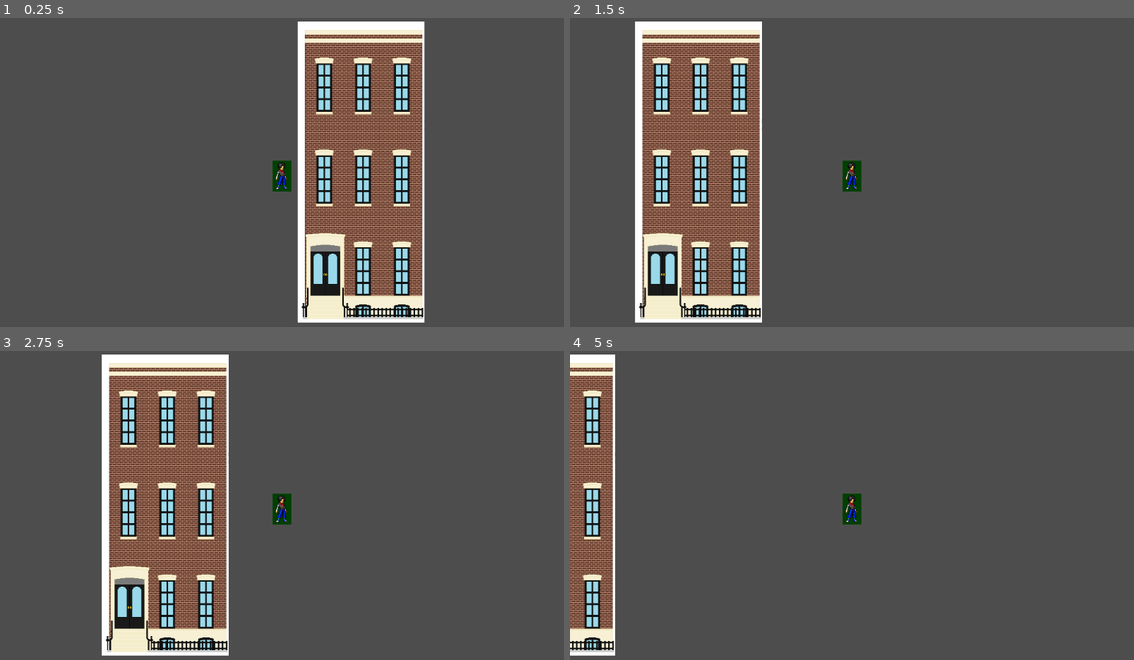
Above: before the commit, frames 1-4 (two rows, left to right).
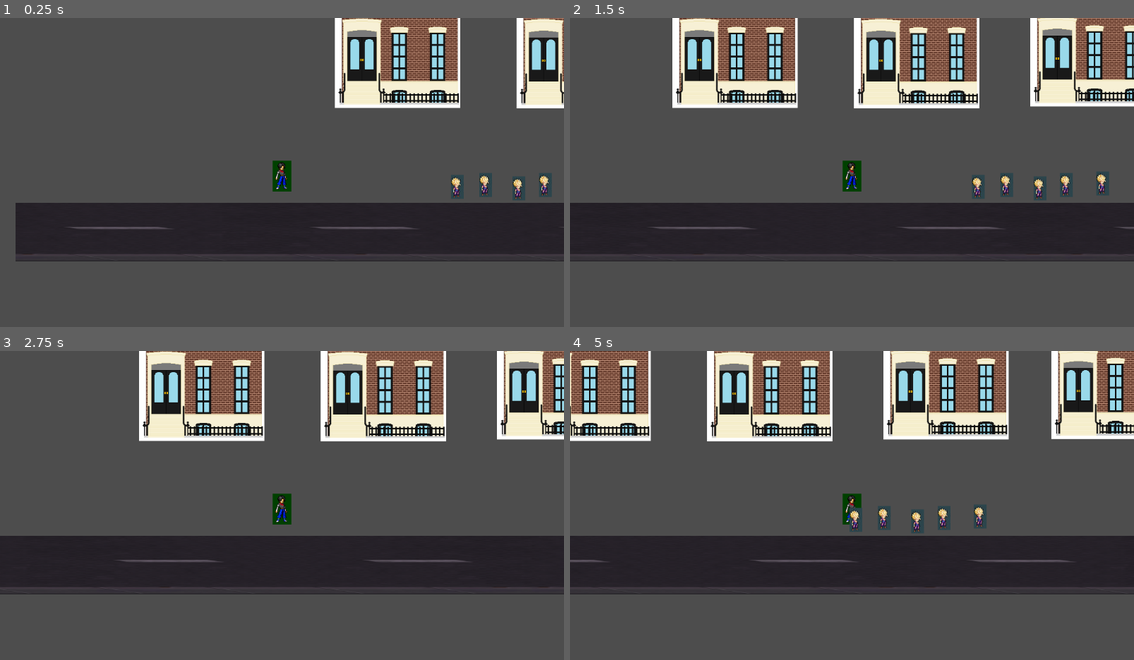
Above: after the commit, the same moments.

Repository: nextgentechteamofficial/Gamedev.js-NGTT--Freiheit-Z
Game: Godot game, scene res://Scenes/city_level.tscn
The game is run twice, just before and just after one commit, with the same random seed, the same clock (stepped at 60 frames per second) and the same inputs.
Inputs:
- Up to frame 1 (0.25 s): no input
- Up to frame 2 (1.5 s): tap Enter (ui_accept) at 0.5, 0.77 s; hold D (Move Right) from 0.53 s (still down)
- Up to frame 3 (2.75 s): tap Enter (ui_accept) at 1.52 s; release D (Move Right) at 2.03 s; hold Left (Move Left ) from 2.03 s (still down)
- Up to frame 4 (5 s): release Left (Move Left ) at 2.78 s; hold D (Move Right) 2.78-4.28 s; tap Enter (ui_accept) at 3.02, 3.77, 4.52 s; hold Left (Move Left ) from 4.28 s (still down)

The runs differ from the first frame. In frame 1, 40% of the frame differs, in the area x 2-100%, y 0-99%; in frame 2, 50%, in the area x 0-100%, y 0-99%; in frame 3, 47%; in frame 4, 44%.

Commit message:
civilian and other

Diff:
--- a/gamedev.js-freiheit-z/Scenes/buildings.tscn
+++ b/gamedev.js-freiheit-z/Scenes/buildings.tscn
@@ -18,16 +18,16 @@
 }]
 
 [sub_resource type="RectangleShape2D" id="RectangleShape2D_mi5tt"]
-size = Vector2(241.5, 594.5)
+size = Vector2(246.5, 598.5)
 
-[node name="Buildings" type="Area2D" unique_id=1227612147]
+[node name="Buildings" type="StaticBody2D" unique_id=996084412]
 
 [node name="AnimatedSprite2D" type="AnimatedSprite2D" parent="." unique_id=1850912156]
 position = Vector2(5, 0)
-scale = Vector2(1.0277778, 1)
+scale = Vector2(1.0156863, 1)
 sprite_frames = SubResource("SpriteFrames_xk5o8")
 
 [node name="CollisionShape2D" type="CollisionShape2D" parent="." unique_id=1240331251]
-position = Vector2(3.25, -1.25)
+position = Vector2(5.75, 0.75)
 shape = SubResource("RectangleShape2D_mi5tt")
 debug_color = Color(0.7639719, 0.18718767, 0.987966, 0.41960785)
--- a/gamedev.js-freiheit-z/Scenes/city_level.tscn
+++ b/gamedev.js-freiheit-z/Scenes/city_level.tscn
@@ -2,10 +2,54 @@
 
 [ext_resource type="PackedScene" uid="uid://bjqcvmpbimdj7" path="res://Scenes/buildings.tscn" id="1_f5x8c"]
 [ext_resource type="PackedScene" uid="uid://nrc57ehe7ch1" path="res://Scenes/freiheit-z.tscn" id="2_7yqgr"]
+[ext_resource type="PackedScene" uid="uid://0kvp3aijdtqb" path="res://Scenes/street.tscn" id="3_20och"]
+[ext_resource type="PackedScene" uid="uid://dlf8hqeiwvr7e" path="res://Scenes/civilian.tscn" id="4_xo8ej"]
+
+[sub_resource type="WorldBoundaryShape2D" id="WorldBoundaryShape2D_20och"]
+distance = 15.0
 
 [node name="CityLevel" type="Node2D" unique_id=212214422]
 
-[node name="Buildings" parent="." unique_id=1227612147 instance=ExtResource("1_f5x8c")]
-position = Vector2(157, -9)
+[node name="Freiheit-Z" parent="." unique_id=800076182 instance=ExtResource("2_7yqgr")]
+position = Vector2(-34, 449)
 
-[node name="Freiheit-Z" parent="." unique_id=800076182 instance=ExtResource("2_7yqgr")]
+[node name="Buildings2" parent="." unique_id=1227612147 instance=ExtResource("1_f5x8c")]
+position = Vector2(197, 1)
+
+[node name="Buildings" parent="." unique_id=996084412 instance=ExtResource("1_f5x8c")]
+position = Vector2(568, 2)
+
+[node name="Buildings3" parent="." unique_id=2145090929 instance=ExtResource("1_f5x8c")]
+position = Vector2(928, -2)
+
+[node name="Buildings4" parent="." unique_id=61494558 instance=ExtResource("1_f5x8c")]
+position = Vector2(1271, -3)
+
+[node name="Buildings5" parent="." unique_id=1812842873 instance=ExtResource("1_f5x8c")]
+position = Vector2(1935, 6)
+
+[node name="Buildings6" parent="." unique_id=867981173 instance=ExtResource("1_f5x8c")]
+position = Vector2(1587, 2)
+
+[node name="street" parent="." unique_id=1824621484 instance=ExtResource("3_20och")]
+position = Vector2(181, 487)
+scale = Vector2(7.160001, 1)
+
+[node name="CollisionShape2D2" type="CollisionShape2D" parent="." unique_id=1224712583]
+position = Vector2(548, 518)
+shape = SubResource("WorldBoundaryShape2D_20och")
+
+[node name="civilian" parent="." unique_id=1742035033 instance=ExtResource("4_xo8ej")]
+position = Vector2(307, 467)
+
+[node name="civilian2" parent="." unique_id=867178985 instance=ExtResource("4_xo8ej")]
+position = Vector2(429, 467)
+
+[node name="civilian3" parent="." unique_id=569129629 instance=ExtResource("4_xo8ej")]
+position = Vector2(375, 474)
+
+[node name="civilian4" parent="." unique_id=1091537779 instance=ExtResource("4_xo8ej")]
+position = Vector2(503, 464)
+
+[node name="civilian5" parent="." unique_id=1384772953 instance=ExtResource("4_xo8ej")]
+position = Vector2(249, 471)
--- /dev/null
+++ b/gamedev.js-freiheit-z/Scenes/civilian.gd
@@ -0,0 +1,29 @@
+extends CharacterBody2D
+
+
+@export var speed = 300.0
+@onready var timer: Timer = $Timer
+var direction := 1
+
+func _physics_process(delta: float) -> void:
+
+
+
+
+
+	if direction:
+		velocity.x = direction * speed
+	else:
+		velocity.x = move_toward(velocity.x, 0, speed)
+
+
+	move_and_slide()
+
+
+func _on_timer_timeout() -> void:
+	direction *= -1
+
+	var timer_wait_time := randi_range(1,10)
+	print(timer_wait_time)
+	timer.wait_time = timer_wait_time
+	timer.start()
--- /dev/null
+++ b/gamedev.js-freiheit-z/Scenes/civilian.tscn
@@ -0,0 +1,32 @@
+[gd_scene format=3 uid="uid://dlf8hqeiwvr7e"]
+
+[ext_resource type="Script" uid="uid://dgqp1hxo4lm6k" path="res://Scenes/civilian.gd" id="1_3cr5q"]
+[ext_resource type="Texture2D" uid="uid://xu3h815smqia" path="res://Assets/_sprite_collection_swl__dragon_ball_z_by_justoruma_dhxv2dx-fullview.jpg" id="1_g3mco"]
+
+[sub_resource type="AtlasTexture" id="AtlasTexture_3cr5q"]
+atlas = ExtResource("1_g3mco")
+region = Rect2(364, 980, 26, 49)
+
+[sub_resource type="SpriteFrames" id="SpriteFrames_ndn5x"]
+animations = [{
+"frames": [{
+"duration": 1.0,
+"texture": SubResource("AtlasTexture_3cr5q")
+}],
+"loop": true,
+"name": &"default",
+"speed": 5.0
+}]
+
+[node name="civilian" type="CharacterBody2D" unique_id=1742035033]
+script = ExtResource("1_3cr5q")
+
+[node name="AnimatedSprite2D" type="AnimatedSprite2D" parent="." unique_id=1383252819]
+sprite_frames = SubResource("SpriteFrames_ndn5x")
+
+[node name="Timer" type="Timer" parent="." unique_id=492040664]
+wait_time = 3.327
+one_shot = true
+autostart = true
+
+[connection signal="timeout" from="Timer" to="." method="_on_timer_timeout"]
--- /dev/null
+++ b/gamedev.js-freiheit-z/Scenes/projectile.tscn
@@ -0,0 +1,3 @@
+[gd_scene format=3 uid="uid://c2qdn0wcuswvm"]
+
+[node name="projectile" type="Area2D" unique_id=185864183]
--- /dev/null
+++ b/gamedev.js-freiheit-z/Scenes/street.tscn
@@ -0,0 +1,31 @@
+[gd_scene format=3 uid="uid://0kvp3aijdtqb"]
+
+[ext_resource type="Texture2D" uid="uid://ce3ld8s4t7p4t" path="res://Assets/Road-night.png" id="1_4f3h7"]
+
+[sub_resource type="AtlasTexture" id="AtlasTexture_j6lt3"]
+atlas = ExtResource("1_4f3h7")
+region = Rect2(0, 240, 1280, 120)
+
+[sub_resource type="SpriteFrames" id="SpriteFrames_or81d"]
+animations = [{
+"frames": [{
+"duration": 1.0,
+"texture": SubResource("AtlasTexture_j6lt3")
+}],
+"loop": true,
+"name": &"default",
+"speed": 5.0
+}]
+
+[sub_resource type="RectangleShape2D" id="RectangleShape2D_w684m"]
+size = Vector2(1265, 110)
+
+[node name="street" type="StaticBody2D" unique_id=1824621484]
+
+[node name="AnimatedSprite2D" type="AnimatedSprite2D" parent="." unique_id=2139243060]
+position = Vector2(534, 76)
+sprite_frames = SubResource("SpriteFrames_or81d")
+
+[node name="CollisionShape2D" type="CollisionShape2D" parent="." unique_id=1428286712]
+position = Vector2(534.5, 72)
+shape = SubResource("RectangleShape2D_w684m")
Binary file added: gamedev.js-freiheit-z/Assets/Road-night.png
Not shown, added: gamedev.js-freiheit-z/Assets/Road-night.png.import
Binary file added: gamedev.js-freiheit-z/Assets/_sprite_collection_swl__dragon_ball_z_by_justoruma_dhxv2dx-fullview.jpg
Not shown, added: gamedev.js-freiheit-z/Assets/_sprite_collection_swl__dragon_ball_z_by_justoruma_dhxv2dx-fullview.jpg.import
Not shown, added: gamedev.js-freiheit-z/Scenes/civilian.gd.uid
